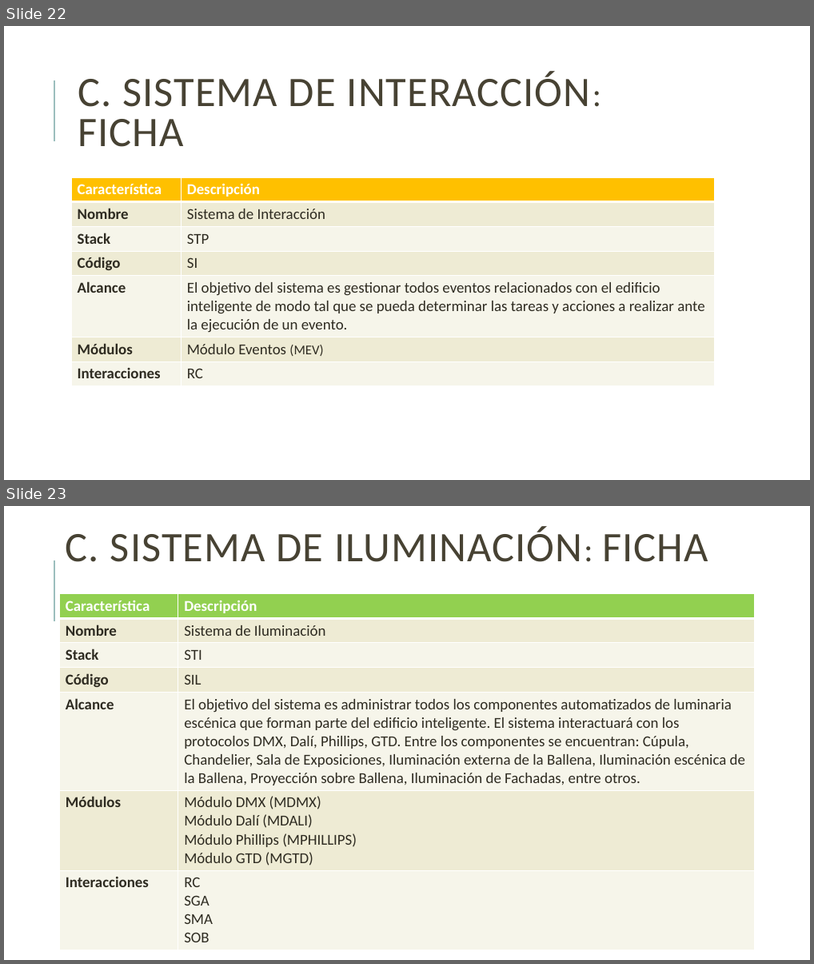
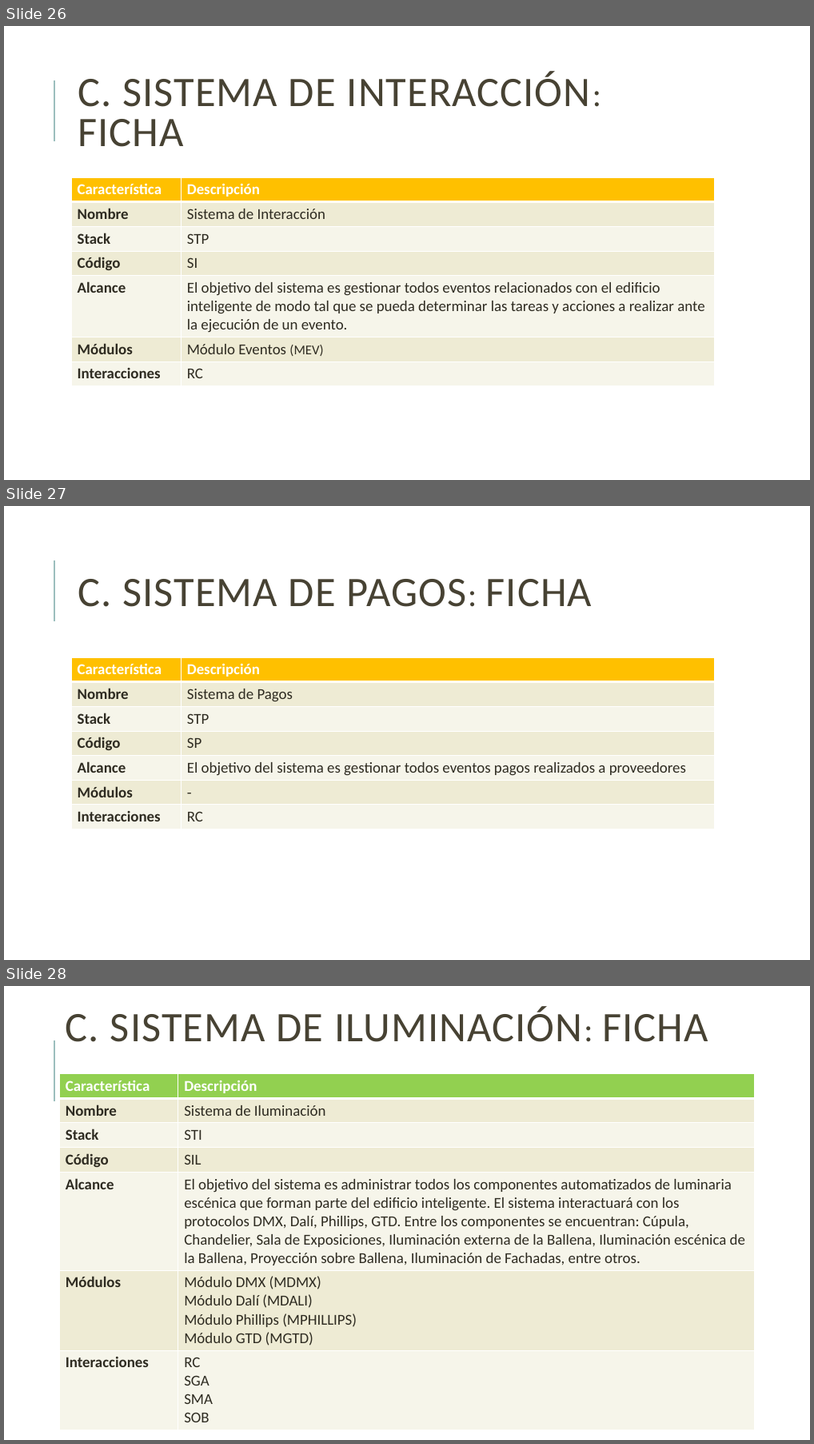
Before and after one commit to jsrxar/dge, a slide deck: 1-general/1-presentaciones/planificacion-control-presentacion-v2.pptx. Shown one above the other, each under a label of ours: slides 22 and 23 before the commit, slides 26, 27 and 28 after it. The pictures are 814x964 and 814x1444 pixels, drawn with LibreOffice and Linux fonts; fonts in the diff are those of the drawing. Boxes give left, top, right and bottom in pixels: in the first picture for what was removed or moved away, otherwise in the second. Text is boxed around its words. In the diff, an @@ line names an element or a change of style, - is before the commit and + after.

```diff
--- a/1-general/1-presentaciones/planificacion-control-presentacion-v2.pptx
+++ b/1-general/1-presentaciones/planificacion-control-presentacion-v2.pptx
@@ slide 27 added at box(4, 506, 810, 960), background #FFFFFF; not listed: 1 template element that a slide beside it also shows @@
@@ title added at box(78, 579, 592, 607), 50 pt, text #474233 @@
+C. SISTEMA DE PAGOS: FICHA
@@ table added at box(72, 657, 715, 829), 7 rows, 2 columns @@
+Característica | Descripción
+Nombre | Sistema de Pagos
+Stack | STP
+Código | SP
+Alcance | El objetivo del sistema es gestionar todos eventos pagos realizados a proveedores
+Módulos | -
+Interacciones | RC
@@ what was slide 22 is now slide 26 @@
@@ what was slide 23 is now slide 28 @@
```
Also in this commit, not shown: 18 slides changed, 5 other slides added.
